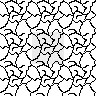
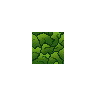
Layers edited between the first and the second 96px x 96px image:
removed layer "tile testing copy" over [0, 0, 96, 96]
added layer "gradient" above "highlights" over [32, 32, 64, 64]
added layer "highlights" above "gaps" over [32, 34, 64, 64]
added layer "gaps" above "PALLETTE" over [32, 32, 64, 64]
hid "first" over [32, 32, 64, 64]
